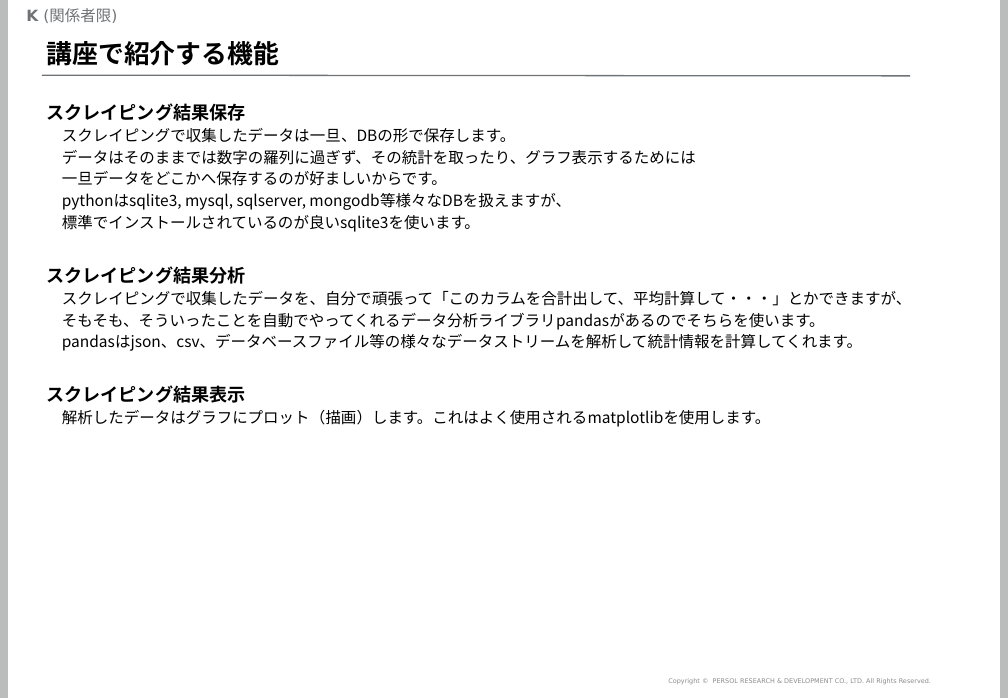
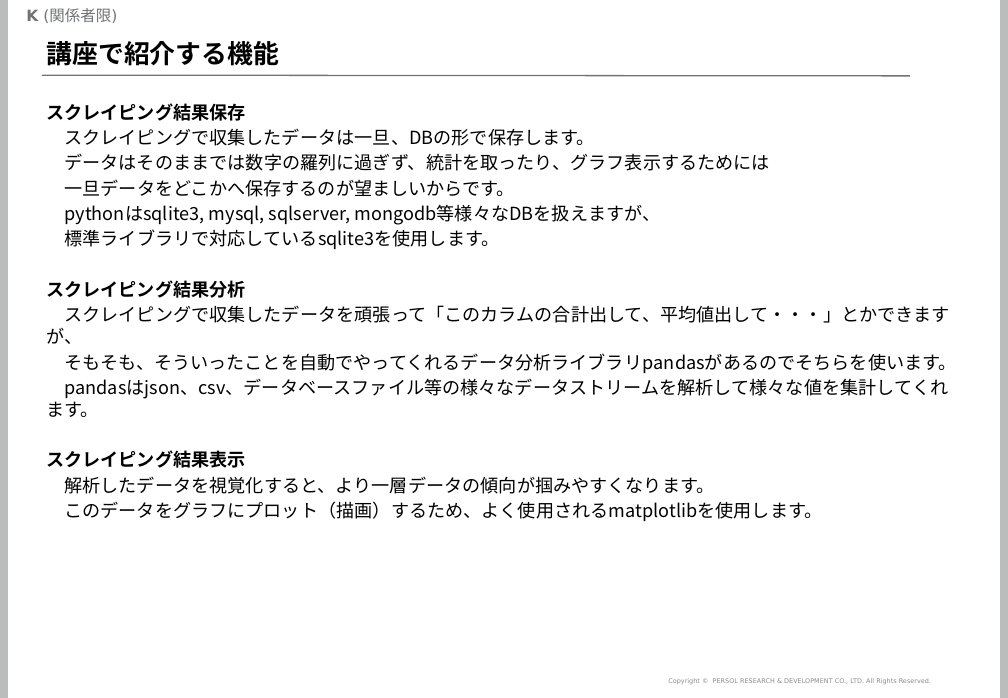
Before and after one commit to mogrodown/python_session, a slide deck: slide 4 of doc/python中級講座_2020.pptx. Drawn at 1008x698 pixels with LibreOffice and Linux fonts; fonts in the diff are those of the drawing; background and template pictures are left out. Boxes give left, top, right and bottom in pixels: in the first picture for what was removed or moved away, otherwise in the second. Text is boxed around its words. In the diff, an @@ line names an element or a change of style, - is before the commit and + after.

```diff
--- a/doc/python中級講座_2020.pptx
+++ b/doc/python中級講座_2020.pptx
@@ text at [64, 129, 956, 373]: size 12 to 14 pt in "スクレイピングで収集したデータは一旦、DBの形で保存します。", "pythonはsqlite3, mysql, sqlserver, mongodb等様々なDBを扱えますが、", "そもそも、そういったことを自動でやってくれるデータ分析ライブラリpandasがあるのでそちらを使います。" @@
@@ text at [64, 153, 769, 197]: text changed; size 12 to 14 pt @@
-データはそのままでは数字の羅列に過ぎず、その統計を取ったり、グラフ表示するためには
-一旦データをどこかへ保存するのが好ましいからです。
+データはそのままでは数字の羅列に過ぎず、統計を取ったり、グラフ表示するためには
+一旦データをどこかへ保存するのが望ましいからです。
@@ text at [65, 229, 500, 249]: text changed; size 12 to 14 pt @@
-標準でインストールされているのが良いsqlite3を使います。
+標準ライブラリで対応しているsqlite3を使用します。
@@ text at [46, 305, 949, 344]: text changed; size 12 to 14 pt @@
-スクレイピングで収集したデータを、自分で頑張って「このカラムを合計出して、平均計算して・・・」とかできますが、
+スクレイピングで収集したデータを頑張って「このカラムの合計出して、平均値出して・・・」とかできますが、
@@ text at [46, 378, 949, 417]: text changed; size 12 to 14 pt @@
-pandasはjson、csv、データベースファイル等の様々なデータストリームを解析して統計情報を計算してくれます。
+pandasはjson、csv、データベースファイル等の様々なデータストリームを解析して様々な値を集計してくれます。
@@ text at [64, 476, 822, 521]: text changed; size 12 to 14 pt @@
-解析したデータはグラフにプロット（描画）します。これはよく使用されるmatplotlibを使用します。
+解析したデータを視覚化すると、より一層データの傾向が掴みやすくなります。
+このデータをグラフにプロット（描画）するため、よく使用されるmatplotlibを使用します。
```
Also in this commit, not shown: 21 other slides changed, 3 slides added, 1 other file.
